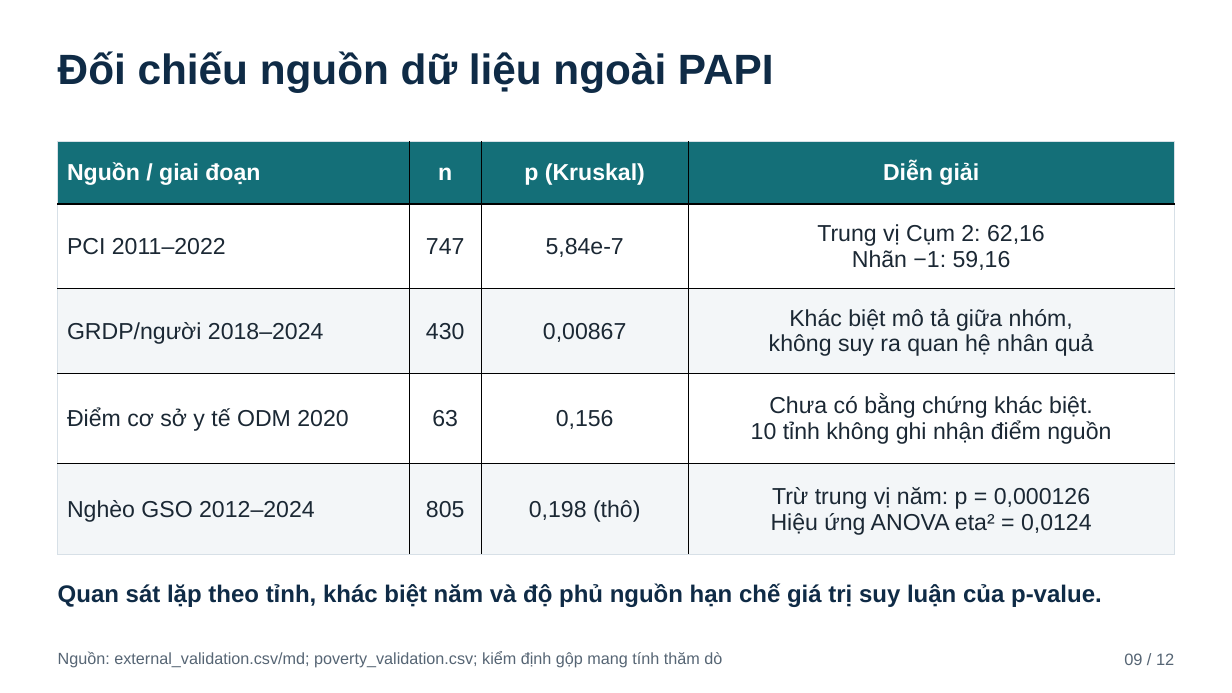
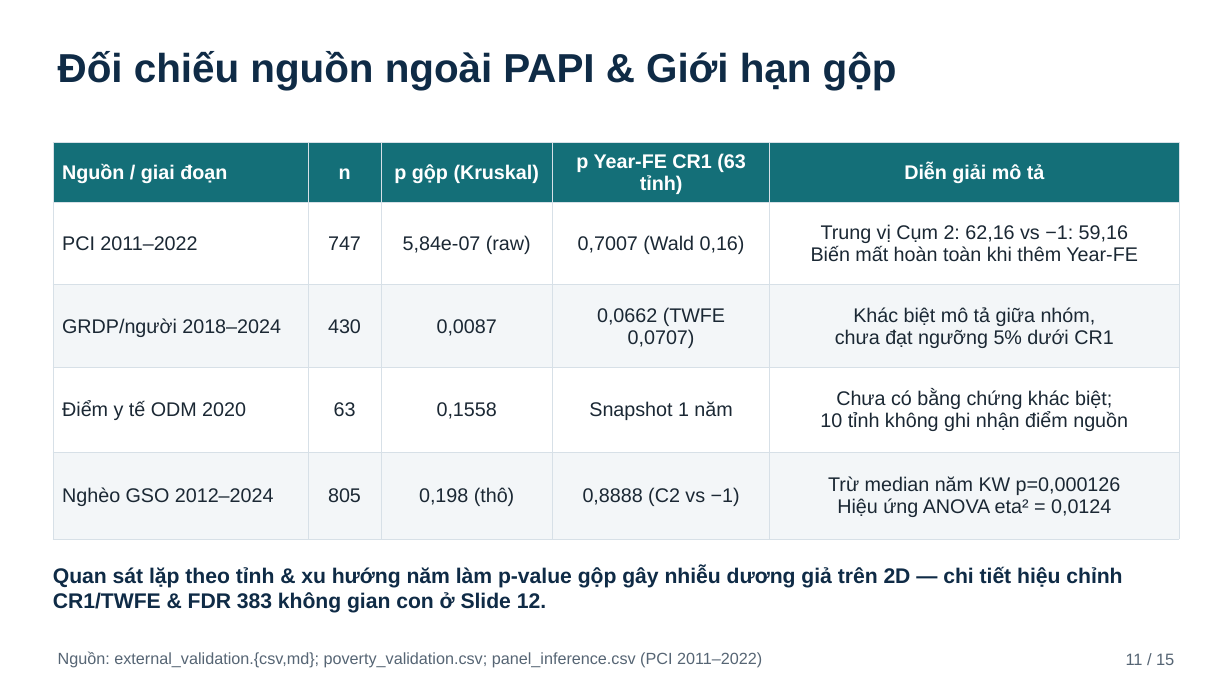
Before and after one commit to JasonTM17/Grid_Based_Sociology, a slide deck: slide 11 of assets/sting_papi_slides_template.pptx (slide 9 before the commit). Drawn at 1232x693 pixels with LibreOffice and Linux fonts; fonts in the diff are those of the drawing. Boxes give left, top, right and bottom in pixels: in the first picture for what was removed or moved away, otherwise in the second. Text is boxed around its words. In the diff, an @@ line names an element or a change of style, - is before the commit and + after.

Commit message:
feat(slides): upgrade defense deck to 15 detailed slides and align panel inference claims

```diff
--- a/assets/sting_papi_slides_template.pptx
+++ b/assets/sting_papi_slides_template.pptx
@@ text at [58,51,897,90]: text changed; size 33 to 31.5 pt @@
-Đối chiếu nguồn dữ liệu ngoài PAPI
+Đối chiếu nguồn ngoài PAPI & Giới hạn gộp
@@ table at [53,142,1178,539] @@
-column 1, row 4: Điểm cơ sở y tế ODM 2020
+column 1, row 4: Điểm y tế ODM 2020
-column 3: p (Kruskal) | 5,84e-7 | 0,00867 | 0,156 | 0,198 (thô)
-column 4: Diễn giải | Trung vị Cụm 2: 62,16 / Nhãn −1: 59,16 | Khác biệt mô tả giữa nhóm, / không suy ra quan hệ nhân quả | Chưa có bằng chứng khác biệt. / 10 tỉnh không ghi nhận điểm nguồn | Trừ trung vị năm: p = 0,000126 / Hiệu ứng ANOVA eta² = 0,0124
+column 3: p gộp (Kruskal) | 5,84e-07 (raw) | 0,0087 | 0,1558 | 0,198 (thô)
+column 4: p Year-FE CR1 (63 tỉnh) | 0,7007 (Wald 0,16) | 0,0662 (TWFE 0,0707) | Snapshot 1 năm | 0,8888 (C2 vs −1)
+column 5: Diễn giải mô tả | Trung vị Cụm 2: 62,16 vs −1: 59,16 / Biến mất hoàn toàn khi thêm Year-FE | Khác biệt mô tả giữa nhóm, / chưa đạt ngưỡng 5% dưới CR1 | Chưa có bằng chứng khác biệt; / 10 tỉnh không ghi nhận điểm nguồn | Trừ median năm KW p=0,000126 / Hiệu ứng ANOVA eta² = 0,0124
@@ table: place and size @@
-table at [57,141,1174,555]
+table at [53,142,1178,539]
@@ text at [53,566,1122,613]: text changed; size 18.8 to 16.5 pt @@
-Quan sát lặp theo tỉnh, khác biệt năm và độ phủ nguồn hạn chế giá trị suy luận của p-value.
+Quan sát lặp theo tỉnh & xu hướng năm làm p-value gộp gây nhiễu dương giả trên 2D — chi tiết hiệu chỉnh CR1/TWFE & FDR 383 không gian con ở Slide 12.
@@ text at [58,651,762,668]: text changed @@
-Nguồn: external_validation.csv/md; poverty_validation.csv; kiểm định gộp mang tính thăm dò
+Nguồn: external_validation.{csv,md}; poverty_validation.csv; panel_inference.csv (PCI 2011–2022)
@@ text at [1126,653,1174,665]: text changed @@
-09 / 12
+11 / 15
```
Also in this commit, not shown: 10 other slides changed, 4 slides added, 1 slide removed, 52 other files.
